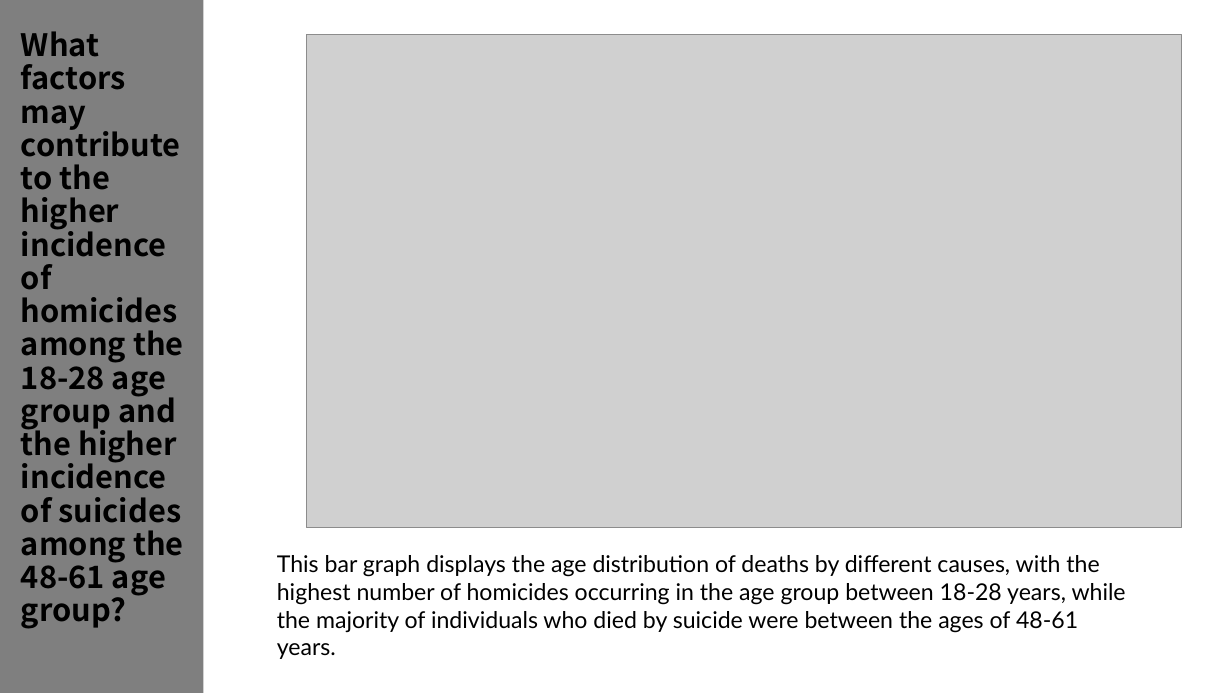
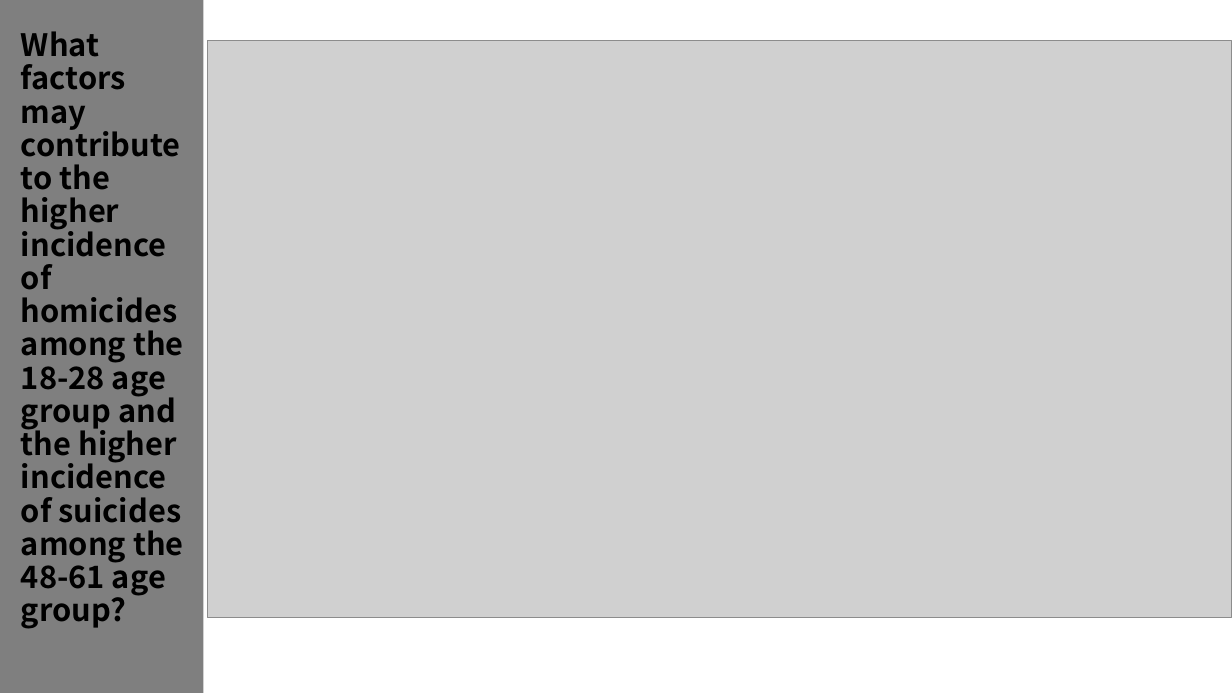
Before and after one commit to YifanZhang19/UQ, a slide deck: slide 2 of 7001/prac5-s4686474.pptx. Drawn at 1232x693 pixels with LibreOffice and Linux fonts; fonts in the diff are those of the drawing; grey boxes stand for pictures. Boxes give left, top, right and bottom in pixels: in the first picture for what was removed or moved away, otherwise in the second. Text is boxed around its words. In the diff, an @@ line names an element or a change of style, - is before the commit and + after.

```diff
--- a/7001/prac5-s4686474.pptx
+++ b/7001/prac5-s4686474.pptx
@@ picture: place and size @@
-picture at <box>307,34,1182,528</box>
+picture at <box>207,41,1232,618</box>
@@ text removed at <box>277,555,1126,633</box> @@
-This bar graph displays the age distribution of deaths by different causes, with the highest number of homicides occurring in the age group between 18-28 years, while the majority of individuals who died by suicide were between the ages of 48-61 years.
```
Also in this commit, not shown: 2 other slides changed, 1 other file.
